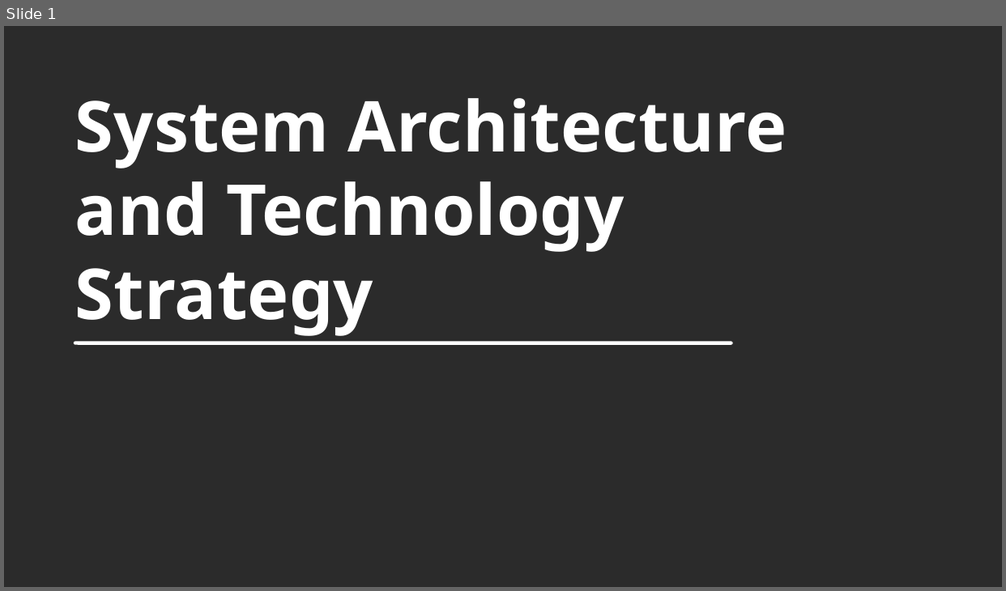
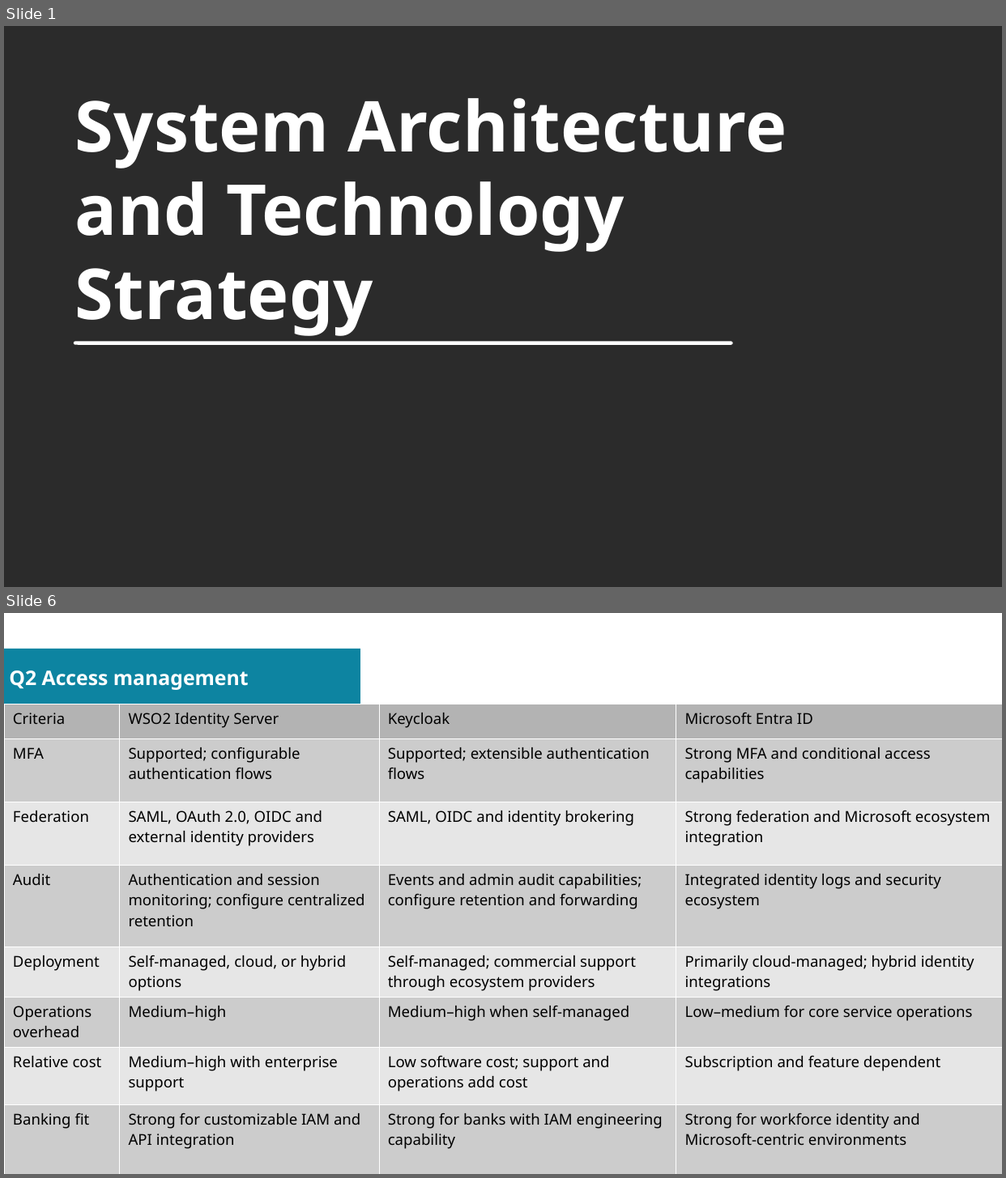
Before and after one commit to sovannotychea/ori-test, a slide deck: docs/02.odp. Shown one above the other, each under a label of ours: slide 1 before the commit, slides 1 and 6 after it; the slides between them are not shown. The pictures are 1006x591 and 1006x1178 pixels, drawn with LibreOffice and Linux fonts; fonts in the diff are those of the drawing; background and template pictures are left out; a plain dark background stands for a picture behind light text. Boxes give left, top, right and bottom in pixels: in the first picture for what was removed or moved away, otherwise in the second. Text is boxed around its words. In the diff, an @@ line names an element or a change of style, - is before the commit and + after.

```diff
--- a/docs/02.odp
+++ b/docs/02.odp
@@ slide 6 added at box(4, 613, 1002, 1174), background #FFFFFF @@
@@ rectangle added at box(4, 649, 360, 705), fill #0D84A1 @@
@@ title added at box(9, 671, 249, 690), 16 pt, text #FFFFFF, bold @@
+Q2 Access management
@@ table added at box(4, 704, 1002, 1174), 8 rows, 4 columns @@
+Criteria | WSO2 Identity Server | Keycloak | Microsoft Entra ID
+MFA | Supported; configurable authentication flows | Supported; extensible authentication flows | Strong MFA and conditional access capabilities
+Federation | SAML, OAuth 2.0, OIDC and external identity providers | SAML, OIDC and identity brokering | Strong federation and Microsoft ecosystem integration
+Audit | Authentication and session monitoring; configure centralized retention | Events and admin audit capabilities; configure retention and forwarding | Integrated identity logs and security ecosystem
+Deployment | Self-managed, cloud, or hybrid options | Self-managed; commercial support through ecosystem providers | Primarily cloud-managed; hybrid identity integrations
+Operations overhead | Medium–high | Medium–high when self-managed | Low–medium for core service operations
+Relative cost | Medium–high with enterprise support | Low software cost; support and operations add cost | Subscription and feature dependent
+Banking fit | Strong for customizable IAM and API integration | Strong for banks with IAM engineering capability | Strong for workforce identity and Microsoft-centric environments
```
Also in this commit, not shown: 2 slides changed, 8 other slides added, 1 other file.
